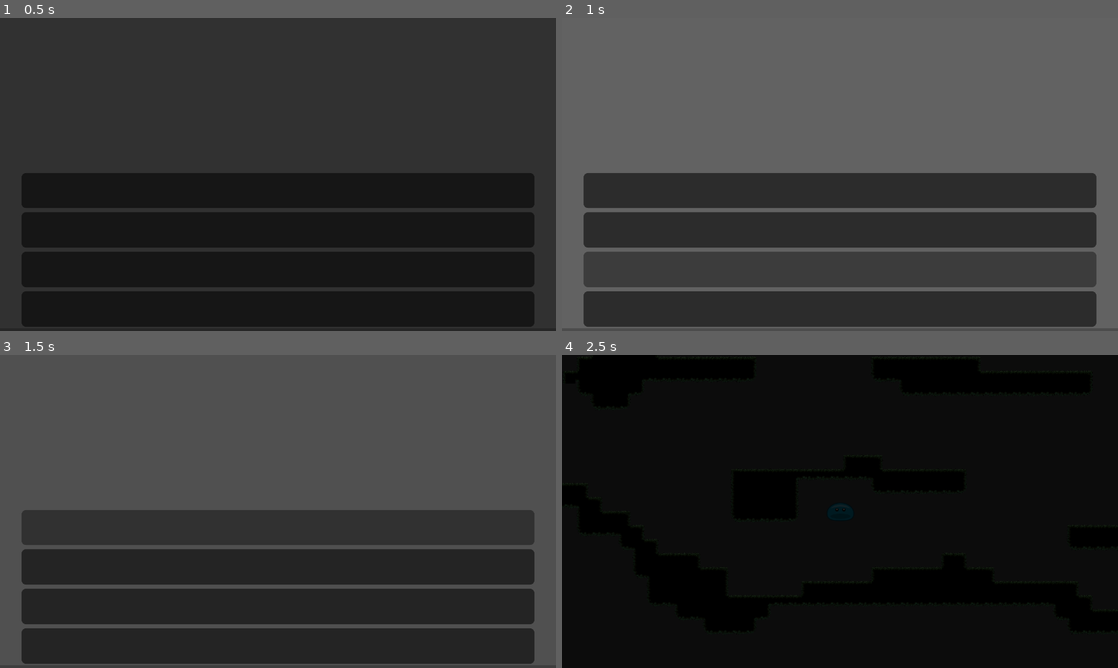
Above: before the commit, frames 1-4 (two rows, left to right).
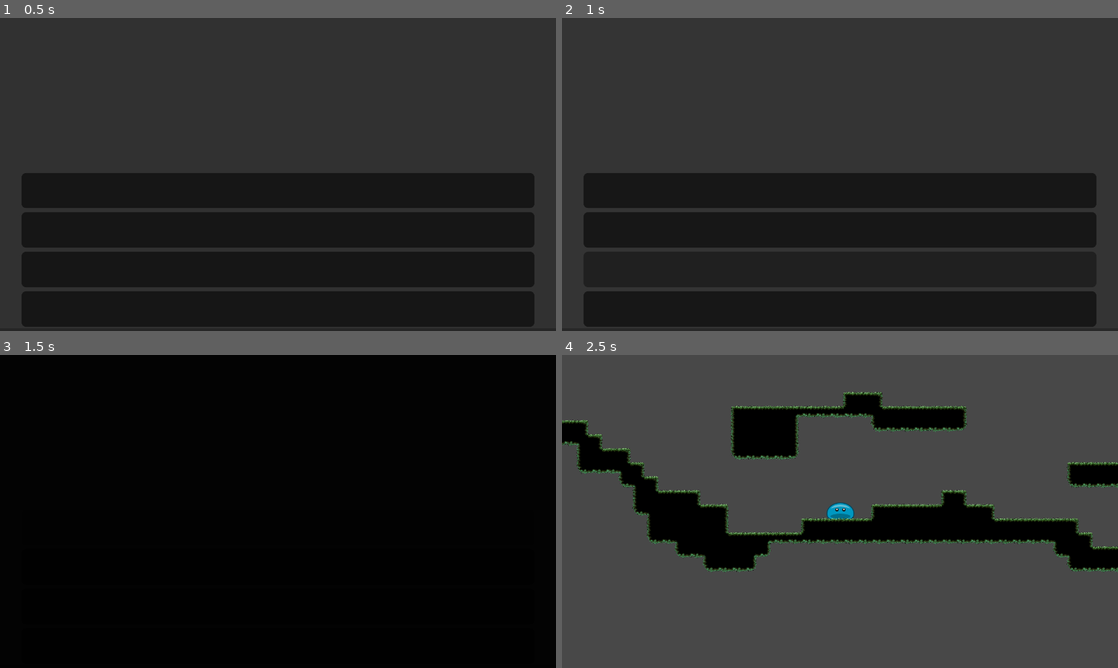
Above: after the commit, the same moments.

Repository: Javrel/Life-of-Blob
Game: Godot game, scene res://mainmenu.tscn
Two runs of this game, one before a commit and one after it. Both use one fixed random seed, a clock stepped at 60 frames per second and the inputs below.
Inputs (mouse positions are in pixels of both pictures, inside the frame that each line leads up to):
- Up to frame 1 (0.5 s): no input
- Up to frame 2 (1 s): click "Options" at 0.5 s
- Up to frame 3 (1.5 s): click "New Game" at 1.25 s
- Up to frame 4 (2.5 s): click (840, 527) at 2 s, where only the run before the commit has a clickable "New Game"

Frame 1 is identical in both runs. In frame 2, 69% of the frame differs, in the area x 0-100%, y 0-100%; in frame 3, 100%; in frame 4, 87%.

Commit message:
add options screen with volume slider

Diff:
--- /dev/null
+++ b/options.gd
@@ -0,0 +1,16 @@
+extends Node2D
+
+
+func _ready():
+	pass # Replace with function body.
+
+func play_select():
+	$Audio/Select.play()
+
+func _on_VolumeSlider_value_changed(value):
+	AudioServer.set_bus_volume_db(AudioServer.get_bus_index("Master"), value) # Replace with function body.
+
+
+func _on_back_button_down():
+	play_select()
+	Transition.change_scene("res://mainmenu.tscn") # Replace with function body.
--- /dev/null
+++ b/options.tscn
@@ -0,0 +1,154 @@
+[gd_scene load_steps=10 format=2]
+
+[ext_resource path="res://assets/fonts/GladlyAcceptRegular-Wyjov.ttf" type="DynamicFontData" id=1]
+[ext_resource path="res://options.gd" type="Script" id=2]
+[ext_resource path="res://assets/sounds/The Blob Suite drums fixed.mp3" type="AudioStream" id=3]
+[ext_resource path="res://assets/sounds/SelectSound.mp3" type="AudioStream" id=4]
+
+[sub_resource type="DynamicFont" id=1]
+size = 32
+font_data = ExtResource( 1 )
+
+[sub_resource type="StyleBoxFlat" id=2]
+bg_color = Color( 0, 0, 0, 0.392157 )
+corner_radius_top_left = 10
+corner_radius_top_right = 10
+corner_radius_bottom_right = 10
+corner_radius_bottom_left = 10
+
+[sub_resource type="StyleBoxFlat" id=3]
+bg_color = Color( 0, 0, 0, 0.196078 )
+corner_radius_top_left = 10
+corner_radius_top_right = 10
+corner_radius_bottom_right = 10
+corner_radius_bottom_left = 10
+
+[sub_resource type="StyleBoxFlat" id=4]
+bg_color = Color( 0, 0, 0, 0.54902 )
+corner_radius_top_left = 10
+corner_radius_top_right = 10
+corner_radius_bottom_right = 10
+corner_radius_bottom_left = 10
+
+[sub_resource type="DynamicFont" id=5]
+font_data = ExtResource( 1 )
+
+[node name="Node2D" type="Node2D"]
+script = ExtResource( 2 )
+
+[node name="ColorRect" type="ColorRect" parent="."]
+margin_right = 1280.0
+margin_bottom = 714.0
+color = Color( 0.388235, 0.388235, 0.388235, 1 )
+__meta__ = {
+"_edit_use_anchors_": false
+}
+
+[node name="MenuContainer" type="MarginContainer" parent="."]
+margin_right = 1280.0
+margin_bottom = 720.0
+custom_constants/margin_bottom = 10
+__meta__ = {
+"_edit_use_anchors_": false
+}
+
+[node name="VBoxContainer" type="VBoxContainer" parent="MenuContainer"]
+margin_right = 1280.0
+margin_bottom = 710.0
+
+[node name="Label" type="Label" parent="MenuContainer/VBoxContainer"]
+margin_right = 1280.0
+margin_bottom = 353.0
+size_flags_horizontal = 3
+size_flags_vertical = 3
+custom_fonts/font = SubResource( 1 )
+text = "Options"
+align = 1
+valign = 1
+
+[node name="VBoxContainer" type="VBoxContainer" parent="MenuContainer/VBoxContainer"]
+margin_top = 357.0
+margin_right = 1280.0
+margin_bottom = 710.0
+size_flags_vertical = 3
+custom_constants/separation = 10
+
+[node name="MarginContainer" type="MarginContainer" parent="MenuContainer/VBoxContainer/VBoxContainer"]
+margin_right = 1280.0
+margin_bottom = 80.0
+size_flags_horizontal = 3
+size_flags_vertical = 3
+custom_constants/margin_right = 50
+custom_constants/margin_left = 50
+
+[node name="VolumeSlider" type="HSlider" parent="MenuContainer/VBoxContainer/VBoxContainer/MarginContainer"]
+margin_left = 50.0
+margin_right = 1230.0
+margin_bottom = 16.0
+min_value = -40.0
+max_value = 0.0
+
+[node name="Label" type="Label" parent="MenuContainer/VBoxContainer/VBoxContainer/MarginContainer/VolumeSlider"]
+margin_left = 561.0
+margin_top = -23.0
+margin_right = 616.0
+margin_bottom = 2.0
+text = "Volume"
+uppercase = true
+__meta__ = {
+"_edit_use_anchors_": false
+}
+
+[node name="MarginContainer2" type="MarginContainer" parent="MenuContainer/VBoxContainer/VBoxContainer"]
+margin_top = 90.0
+margin_right = 1280.0
+margin_bottom = 171.0
+rect_pivot_offset = Vector2( 28, -139 )
+size_flags_horizontal = 3
+size_flags_vertical = 3
+custom_constants/margin_right = 50
+custom_constants/margin_left = 50
+
+[node name="back" type="Button" parent="MenuContainer/VBoxContainer/VBoxContainer/MarginContainer2"]
+margin_left = 50.0
+margin_right = 1230.0
+margin_bottom = 81.0
+size_flags_horizontal = 3
+size_flags_vertical = 3
+custom_styles/hover = SubResource( 2 )
+custom_styles/pressed = SubResource( 3 )
+custom_styles/normal = SubResource( 4 )
+custom_fonts/font = SubResource( 5 )
+text = "back"
+
+[node name="MarginContainer3" type="MarginContainer" parent="MenuContainer/VBoxContainer/VBoxContainer"]
+margin_top = 181.0
+margin_right = 1280.0
+margin_bottom = 262.0
+rect_pivot_offset = Vector2( 28, -139 )
+size_flags_horizontal = 3
+size_flags_vertical = 3
+custom_constants/margin_right = 50
+custom_constants/margin_left = 50
+
+[node name="MarginContainer4" type="MarginContainer" parent="MenuContainer/VBoxContainer/VBoxContainer"]
+margin_top = 272.0
+margin_right = 1280.0
+margin_bottom = 353.0
+rect_pivot_offset = Vector2( 28, -139 )
+size_flags_horizontal = 3
+size_flags_vertical = 3
+custom_constants/margin_right = 50
+custom_constants/margin_left = 50
+
+[node name="Audio" type="Node" parent="."]
+
+[node name="Music" type="AudioStreamPlayer" parent="Audio"]
+stream = ExtResource( 3 )
+autoplay = true
+
+[node name="Select" type="AudioStreamPlayer" parent="Audio"]
+stream = ExtResource( 4 )
+
+[connection signal="value_changed" from="MenuContainer/VBoxContainer/VBoxContainer/MarginContainer/VolumeSlider" to="." method="_on_VolumeSlider_value_changed"]
+[connection signal="button_down" from="MenuContainer/VBoxContainer/VBoxContainer/MarginContainer2/back" to="." method="_on_back_button_down"]
--- a/scripts/mainmenu.gd
+++ b/scripts/mainmenu.gd
@@ -15,20 +15,6 @@
 func play_select():
 	$Audio/Select.play()
 
-
-
-func _on_QuitButton_button_up():
-	Transition.change_scene("")
-
-func _on_NewGame2_button_up():
-	Transition.change_scene("res://level2.tscn")
-
-func _on_NewGame1_button_up():
-	Transition.change_scene("res://level1.tscn")
-
-func _on_OptionsButton_button_up():
-	pass # Replace with function body.
-
 func _on_NewGame1_mouse_entered():
 	play_hover()
 
@@ -43,12 +29,16 @@
 
 func _on_QuitButton_button_down():
 	play_select()
+	Transition.change_scene("")
 
 func _on_OptionsButton_button_down():
 	play_select()
+	Transition.change_scene("res://options.tscn")
 
 func _on_NewGame2_button_down():
 	play_select()
+	Transition.change_scene("res://level2.tscn")
 
 func _on_NewGame1_button_down():
 	play_select()
+	Transition.change_scene("res://level1.tscn")
